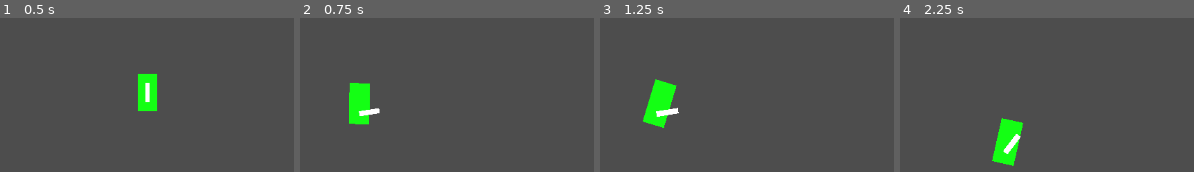
Above: before the commit, frames 1-4 (left to right).
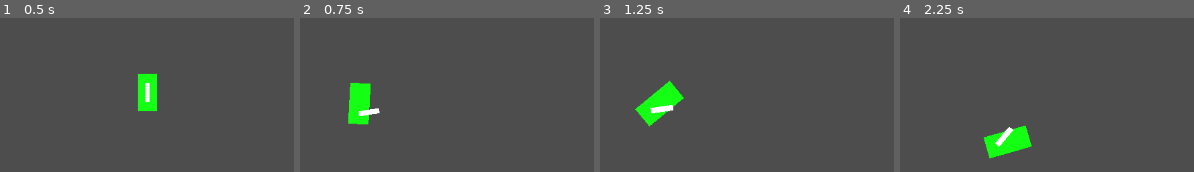
Above: after the commit, the same moments.

Repository: Denomycor/piratesoftware-16
Game: Godot game, scene res://arena.tscn
Two runs of this game, one before a commit and one after it. Both use one fixed random seed, a clock stepped at 60 frames per second and the inputs below.
Inputs (mouse positions are in pixels of both pictures, inside the frame that each line leads up to):
- Up to frame 1 (0.5 s): no input
- Up to frame 2 (0.75 s): move the mouse to (outside the picture) at 0.52 s; click (outside the picture) at 0.67 s
- Up to frame 3 (1.25 s): no input
- Up to frame 4 (2.25 s): move the mouse to (outside the picture) at 1.27 s; click (outside the picture) at 1.42 s; move the mouse to (outside the picture) at 2.02 s; click (outside the picture) at 2.17 s

Frame 1 is identical in both runs. In frame 2, 0.1% of the frame differs, in the area x 16-28%, y 42-70%; in frame 3, 1.7%; in frame 4, 2.5%, in the area x 28-45%, y 64-97%.

Commit message:
drift line draft

Diff:
--- a/car.gd
+++ b/car.gd
@@ -30,3 +30,6 @@
 	apply_central_impulse(parallel_component * get_forward_direction() * parallel_multiplier)
 	apply_central_impulse(perpendicular_component * get_perpendicular_direction() * perpendicular_multiplier)
 	apply_torque_impulse(perpendicular_component * torque_multiplier)
+
+func get_drift_strength() -> float:
+	return get_perpendicular_direction().dot(linear_velocity) * drift_friction_strength
--- a/car.tscn
+++ b/car.tscn
@@ -29,7 +29,7 @@
 
 [node name="Weapon" parent="." instance=ExtResource("1_uckfq")]
 position = Vector2(0, 10)
-strength = 50.0
+strength = 150.0
 
 [node name="BoomArm" type="Node2D" parent="."]
 position = Vector2(0, 10)
--- /dev/null
+++ b/drift_line.gd
@@ -0,0 +1,44 @@
+class_name DriftLine extends Line2D
+
+@export var max_points: int = 1000
+@export var min_width: float = 1
+@export var max_width: float = 4
+@export var line_duration: float = 3
+@export var min_drift_strength: float = 10
+@export var max_drift_strength: float = 40
+
+@onready var curve := Curve2D.new()
+@onready var width_points: Array[float]
+
+func _physics_process(_delta):
+	draw_drift_line()
+
+func draw_drift_line() -> void:
+	add_point(global_position)
+	width_points.append(get_point_width())
+	if curve.get_baked_points().size() > max_points:
+		remove_point(0)
+		width_points.pop_back()
+	points = curve.get_baked_points()
+	set_width_curve()
+
+func fade_drift_line() -> void:
+	set_physics_process(false)
+	var tween := get_tree().create_tween()
+	tween.tween_property(self,"modulate:a", 0, line_duration)
+	await  tween.finished
+	queue_free()
+
+func get_point_width() -> float:
+	var drift_strength :float = owner.get_drift_strength()
+	return clampf(lerpf(min_width,max_width,(drift_strength-min_drift_strength)/max_drift_strength),min_width,max_width)
+
+func set_width_curve() -> void:
+	var temp_curve:= Curve.new()
+	temp_curve.min_value = min_width
+	temp_curve.max_value = max_width
+	var idx := 1
+	for point in width_points:
+		temp_curve.add_point(Vector2(float(idx)/width_points.size(),point))
+		idx += 1
+	width_curve = temp_curve
